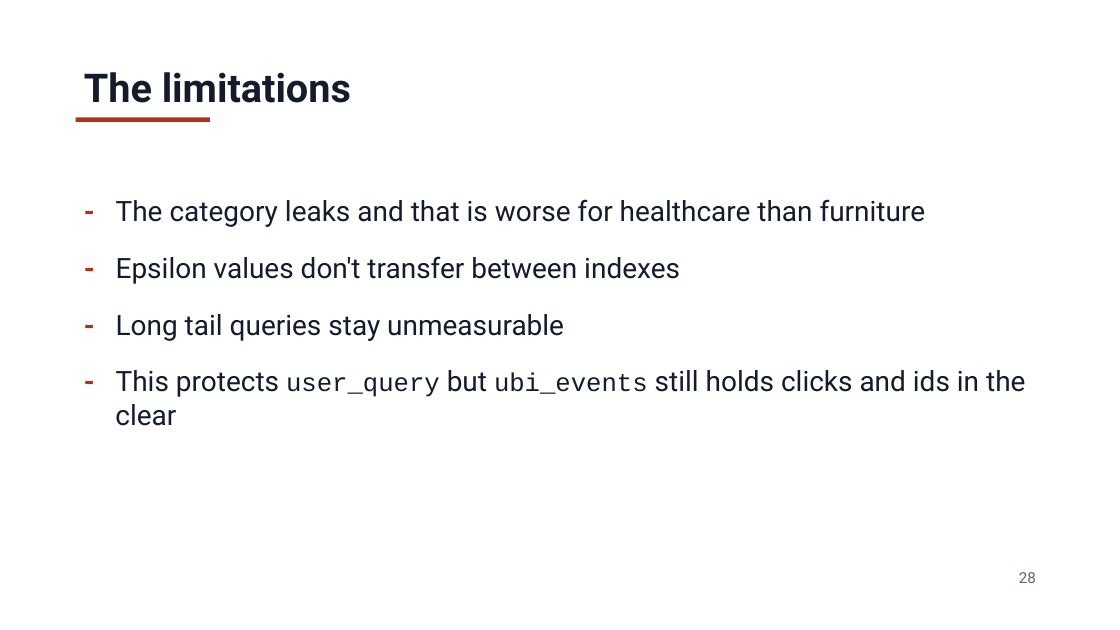
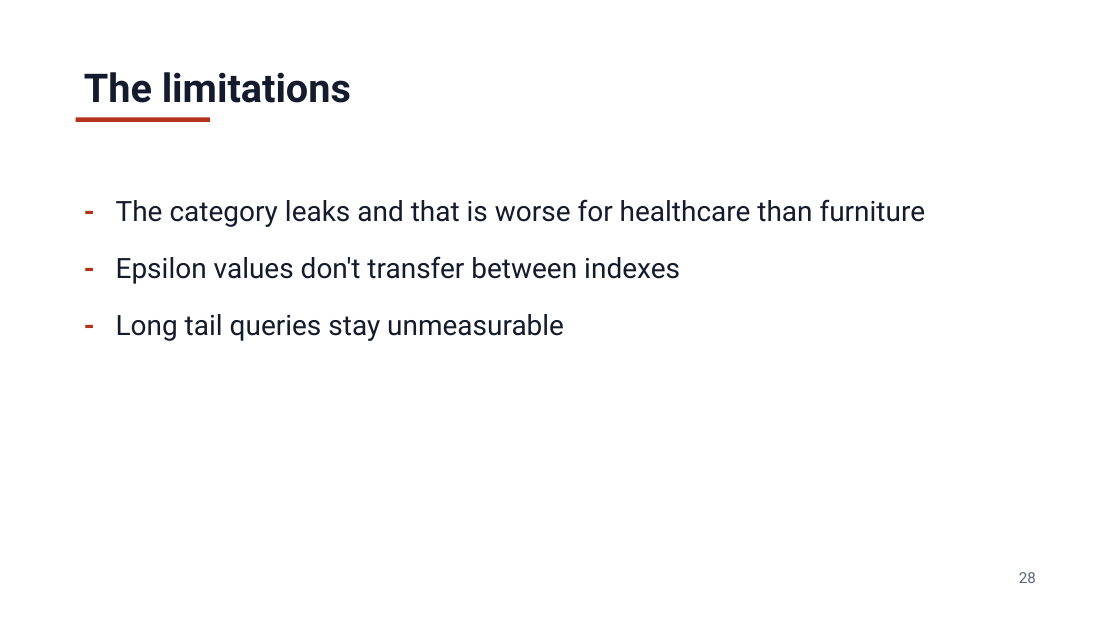
Before and after one commit to jzonthemtn/ldp-for-search, a slide deck: slide 28 of ldp_for_search_slides.pptx. Drawn at 1120x630 pixels with LibreOffice and Linux fonts; fonts in the diff are those of the drawing. Boxes give left, top, right and bottom in pixels: in the first picture for what was removed or moved away, otherwise in the second. Text is boxed around its words. In the diff, an @@ line names an element or a change of style, - is before the commit and + after.

```diff
--- a/ldp_for_search_slides.pptx
+++ b/ldp_for_search_slides.pptx
@@ text at (x1=115, y1=370, x2=1025, y2=426): paragraph removed @@
-- This protects user_query but ubi_events still holds clicks and ids in the clear
```
Also in this commit, not shown: 2 other files.
